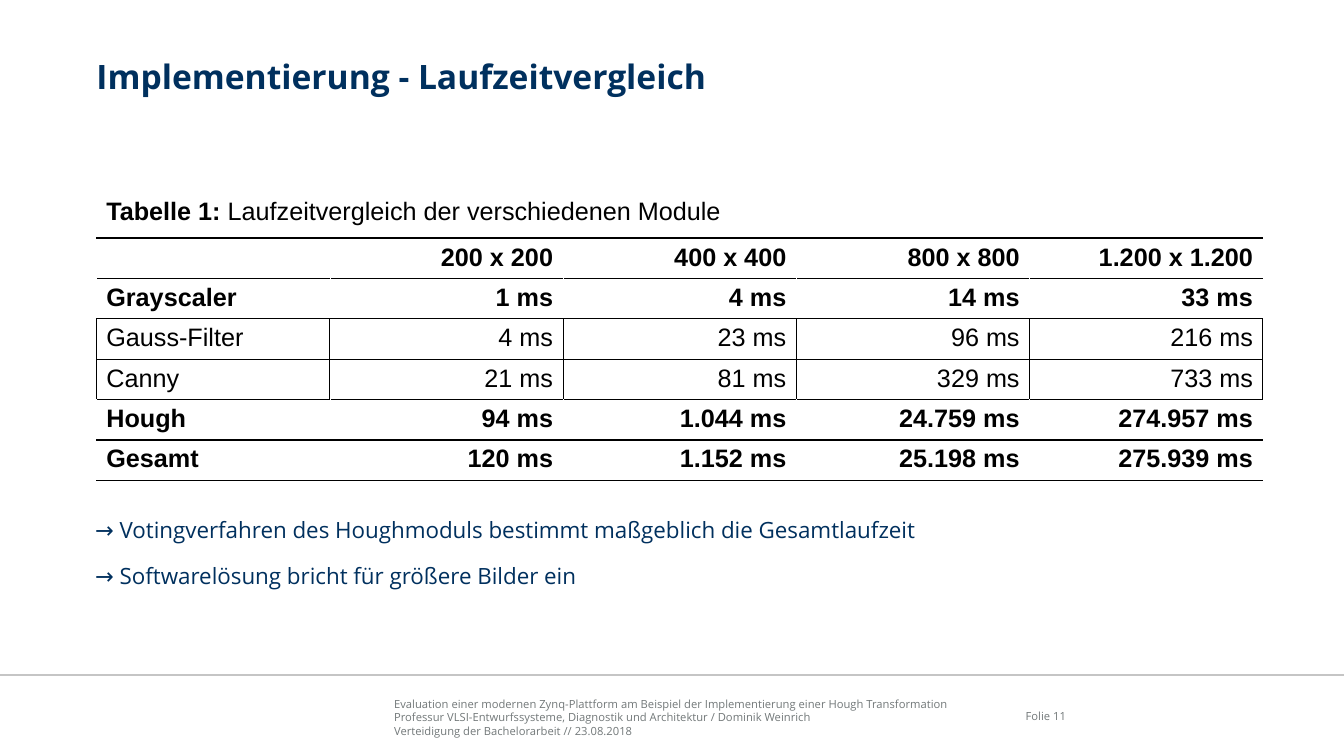
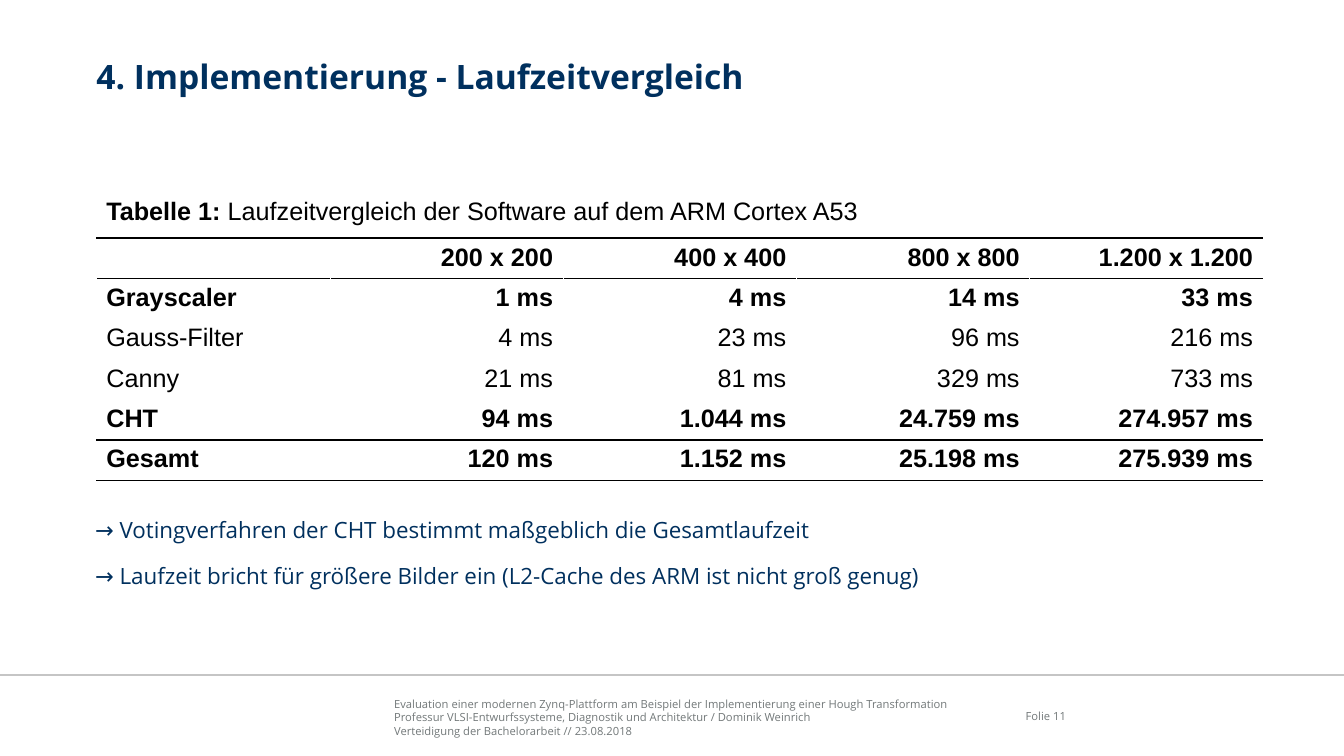
Before and after one commit to freeDom-/hough, a slide deck: slide 11 of Verteidigung/Verteidigung.odp. Drawn at 1344x756 pixels with LibreOffice and Linux fonts; fonts in the diff are those of the drawing; background and template pictures are left out. Boxes give left, top, right and bottom in pixels: in the first picture for what was removed or moved away, otherwise in the second. Text is boxed around its words. In the diff, an @@ line names an element or a change of style, - is before the commit and + after.

```diff
--- a/Verteidigung/Verteidigung.odp
+++ b/Verteidigung/Verteidigung.odp
@@ title at box(96, 63, 744, 97): text changed @@
-Implementierung - Laufzeitvergleich
+4. Implementierung - Laufzeitvergleich
@@ text at box(106, 201, 858, 226): text changed @@
-Tabelle 1: Laufzeitvergleich der verschiedenen Module
+Tabelle 1: Laufzeitvergleich der Software auf dem ARM Cortex A53
@@ table at box(97, 238, 1261, 472) @@
-row 5, column 1: Hough
+row 5, column 1: CHT
@@ fill none to #FFFFFF in 25 cells @@
@@ borders changed @@
@@ text at box(120, 521, 918, 590): text changed @@
-→ Votingverfahren des Houghmoduls bestimmt maßgeblich die Gesamtlaufzeit
-→ Softwarelösung bricht für größere Bilder ein
+→ Votingverfahren der CHT bestimmt maßgeblich die Gesamtlaufzeit
+→ Laufzeit bricht für größere Bilder ein (L2-Cache des ARM ist nicht groß genug)
```
Also in this commit, not shown: 24 other slides changed, 2 slides removed, 4 other files.
